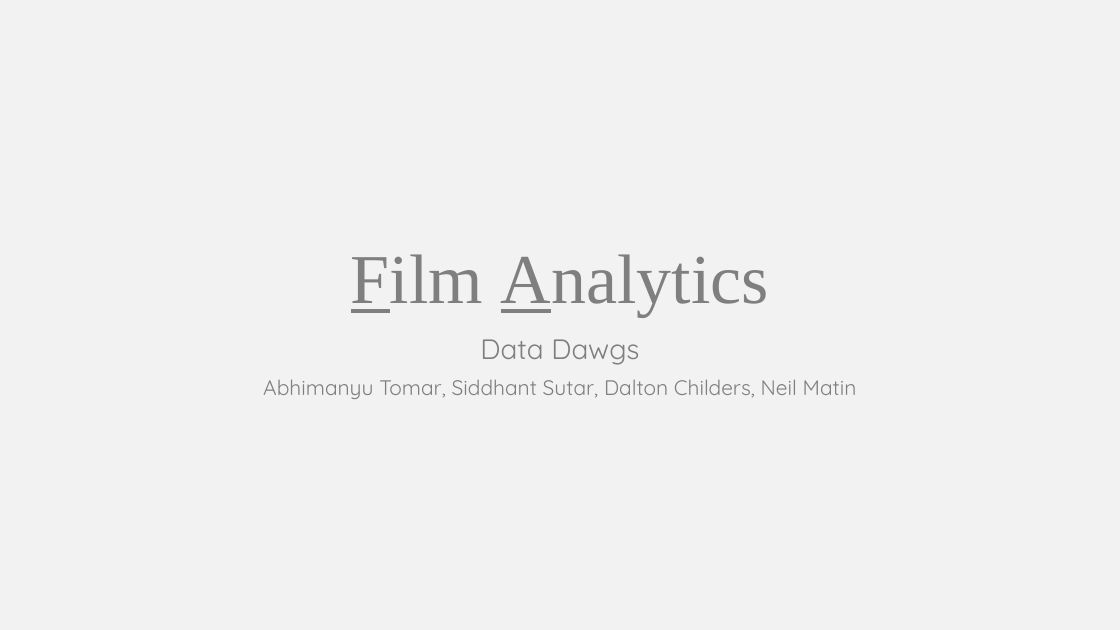
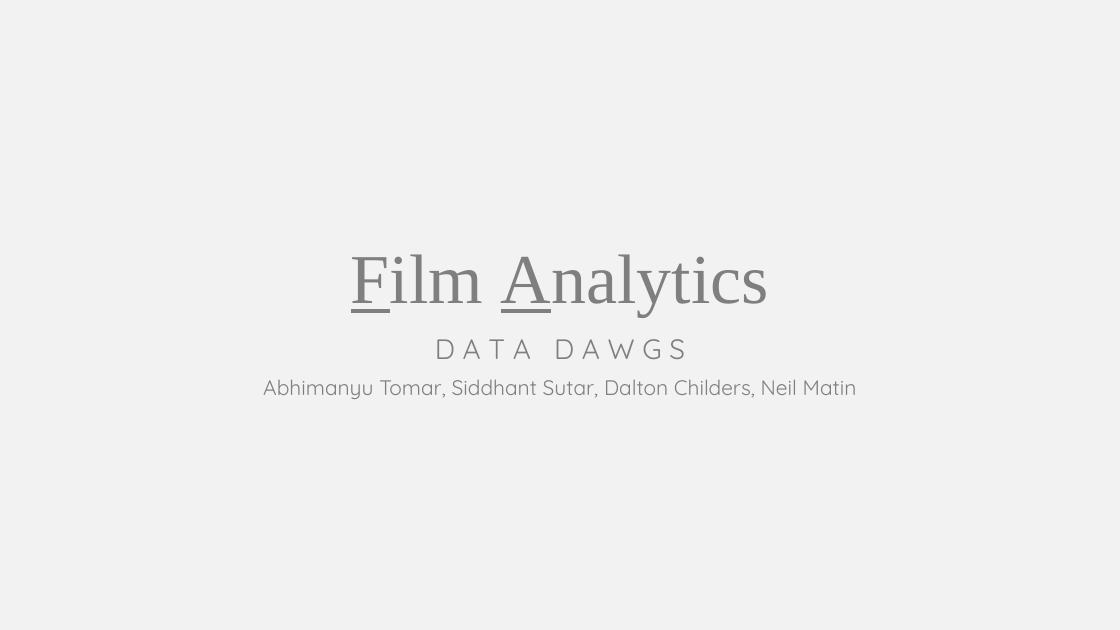
Before and after one commit to somyamohanty/Data_Dawgs, a slide deck: slide 1 of presentations/Presentation 1.pptx. Drawn at 1120x630 pixels with LibreOffice and Linux fonts; fonts in the diff are those of the drawing. Boxes give left, top, right and bottom in pixels: in the first picture for what was removed or moved away, otherwise in the second. Text is boxed around its words. In the diff, an @@ line names an element or a change of style, - is before the commit and + after.

```diff
--- a/presentations/Presentation 1.pptx
+++ b/presentations/Presentation 1.pptx
@@ subtitle at box(435, 339, 685, 359): text changed @@
-Data Dawgs
+D A T A D A W G S
```
Also in this commit, not shown: 4 other slides changed, 1 slide added.
